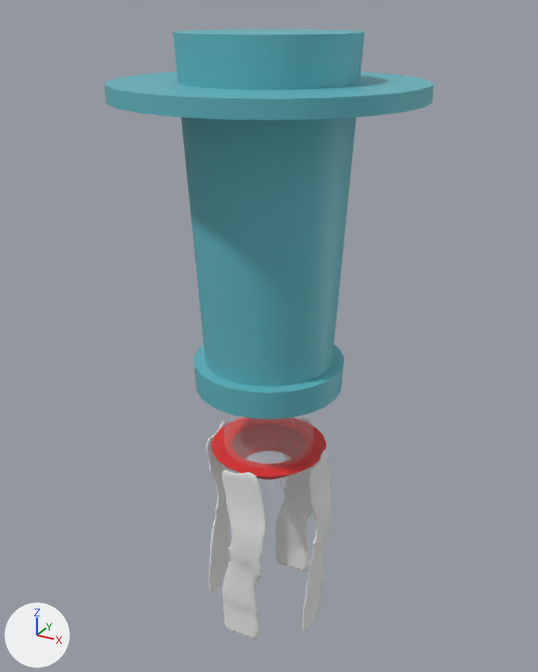
The FBX model Assets/_Model/Hosipital/Hospital_Entrance/storeroom/beacon_light.fbx, before and after one commit.
Camera for both pictures: a 50 mm lens placed at (4.803, -8.54, 3.74), pointed at (4.36, -7.736, 3.338). The lights are fixed; the arrows at lower left show +X, +Y and +Z.

Objects in the first picture: 'Bacon.004', 'Bacon.005', 'Bacon.006', 'Bacon.007', 'Cylinder.001', 'Cylinder.011', 'Cylinder.153', 'Cylinder.154'.
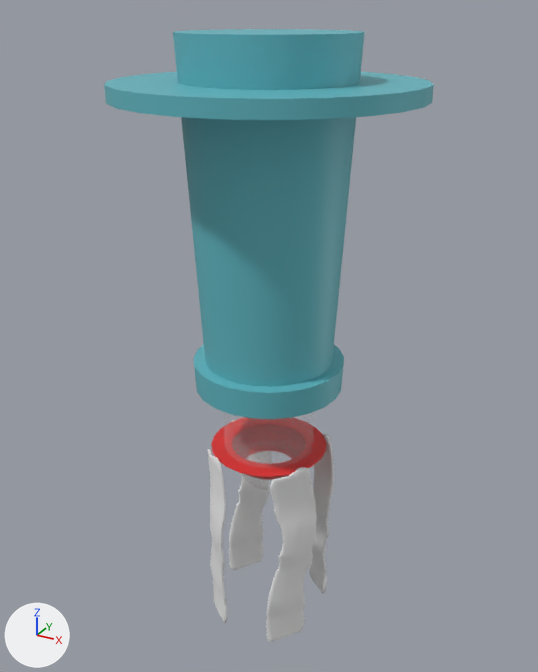
Changed parts and their boxes (x1, y1, x2, y2) in the pictures (538 x 672 px):
'Bacon.005', moved, turned
    before: (302, 449, 332, 631)
    after: (266, 467, 317, 642)
'Bacon.004', moved, turned
    before: (222, 470, 266, 639)
    after: (208, 449, 227, 623)
'Bacon.006', moved, turned
    before: (275, 462, 318, 572)
    after: (309, 433, 334, 594)
'Bacon.007', moved, turned
    before: (206, 421, 235, 593)
    after: (229, 474, 269, 570)

What the commit changed:
Object 'Bacon.006' (ob_bacon_006) moves from (4.411, -7.751, 3.09) to (4.457, -7.769, 3.09).
Object 'Bacon.006' (ob_bacon_006) turns from (90, 0, -180) to (90, 0, 141) degrees about x, y and z.
Object 'Bacon.004' (ob_bacon_004) moves from (4.411, -7.899, 3.09) to (4.364, -7.883, 3.09).
Object 'Bacon.004' (ob_bacon_004) turns from (90, 0, -180) to (90, 0, 141) degrees about x, y and z.
Object 'Bacon.007' (ob_bacon_007) moves from (4.333, -7.824, 3.09) to (4.351, -7.776, 3.09).
Object 'Bacon.007' (ob_bacon_007) turns from (90, 0, -90) to (90, 0, -129) degrees about x, y and z.
Object 'Bacon.005' (ob_bacon_005) moves from (4.481, -7.824, 3.09) to (4.465, -7.87, 3.09).
Object 'Bacon.005' (ob_bacon_005) turns from (90, 0, -90) to (90, 0, -129) degrees about x, y and z.
